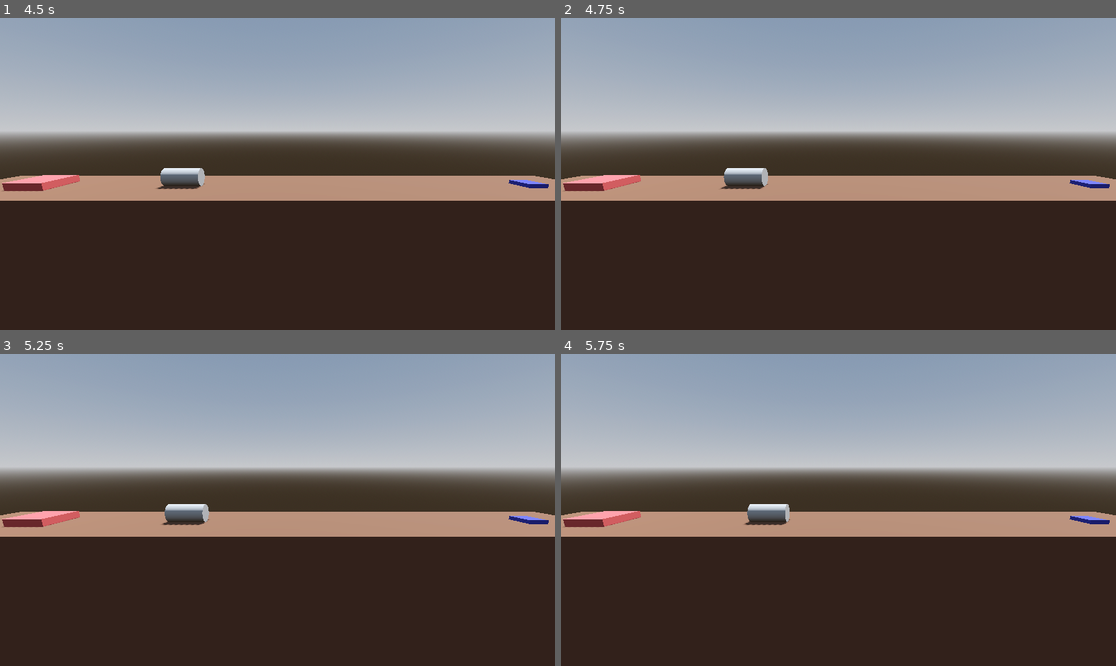
Above: before the commit, frames 1-4 (two rows, left to right).
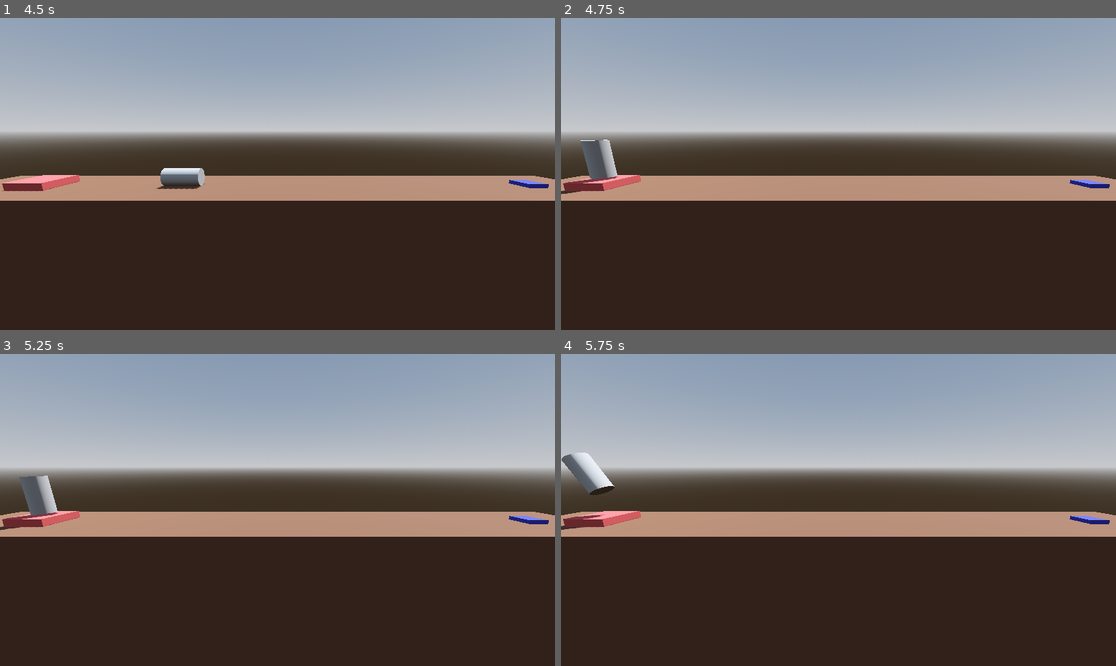
Above: after the commit, the same moments.

Repository: AlexanderMendivil/project_boost
Game: Godot game, scene res://level.tscn
Two runs of this game, one before a commit and one after it. Both use one fixed random seed, a clock stepped at 60 frames per second and the inputs below.
Inputs:
- Up to frame 1 (4.5 s): tap Enter at 0.5 s; hold D (rotate_right) 0.53-1.28 s; hold Space (boost) 0.53-1.28 s; hold A (rotate_left) 1.28-2.03 s; tap Space (boost) at 1.35, 2.85, 4.35 s; hold Space (boost) 2.03-2.78 s; hold D (rotate_right) 2.03-3.53 s; hold Space (boost) 3.53-4.28 s; hold A (rotate_left) from 3.53 s (still down)
- Up to frame 2 (4.75 s): keep holding A (rotate_left)
- Up to frame 3 (5.25 s): keep holding A (rotate_left); hold Space (boost) from 5.03 s (still down)
- Up to frame 4 (5.75 s): keep holding A (rotate_left); keep holding Space (boost)

Frame 1 is identical in both runs. In frame 2, 1.2% of the frame differs, in the area x 0-38%, y 38-57%; in frame 3, 1.2%; in frame 4, 1.2%, in the area x 0-42%, y 31-57%.

Commit message:
quitting and reloading levels

Diff:
--- a/player.gd
+++ b/player.gd
@@ -1,34 +1,45 @@
 extends RigidBody3D
 
+## How much vertical force to apply when pressing the jump button.
+@export_range(0.0, 1000.0) var thrust: float = 1000.0
 
+## How much torque apply when pressing the left, right keys.
+@export_range(0.0, 100.0) var torque: float = 100.0
 # Called when the node enters the scene tree for the first time.
 var timer: float = 0.0
 var increase: int = 0
 
 func _ready() -> void:
-	var my_number: int = 10
-	print(my_number)
+	pass
 
 
 # Called every frame. 'delta' is the elapsed time since the previous frame.
 func _process(delta: float) -> void:
 	if Input.is_action_pressed("boost"):
-		apply_central_force(basis.y * delta * 1000)
+		apply_central_force(basis.y * delta * thrust)
 
 	if(Input.is_action_pressed("rotate_left")):
-		apply_torque(Vector3(0.0, 0.0, 100.0) * delta)
+		apply_torque(Vector3(0.0, 0.0, torque) * delta)
 
 	if(Input.is_action_pressed("rotate_right")):
-		apply_torque(Vector3(0.0, 0.0, -100.0) * delta)
+		apply_torque(Vector3(0.0, 0.0, -torque) * delta)
 
 
 
 func _on_body_entered(body:Node) -> void:
 	if Groups.GOAL in body.get_groups():
-		print("You Win!")
+		complete_level()
 	elif Groups.LOOSE in body.get_groups():
-		print("You Lose!")
+		crash_sequence()
 
+
+func crash_sequence() -> void:
+	await get_tree().create_timer(1.0).timeout
+	get_tree().reload_current_scene()
+
+func complete_level():
+	print("enters here")
+	get_tree().quit()
 
 class Groups:
 	static var GOAL = "GOAL"
--- a/player.tscn
+++ b/player.tscn
@@ -23,3 +23,4 @@
 shape = SubResource("CylinderShape3D_hdh6c")
 
 [connection signal="body_entered" from="." to="." method="_on_body_entered"]
+[connection signal="body_exited" from="." to="." method="_on_body_exited"]
